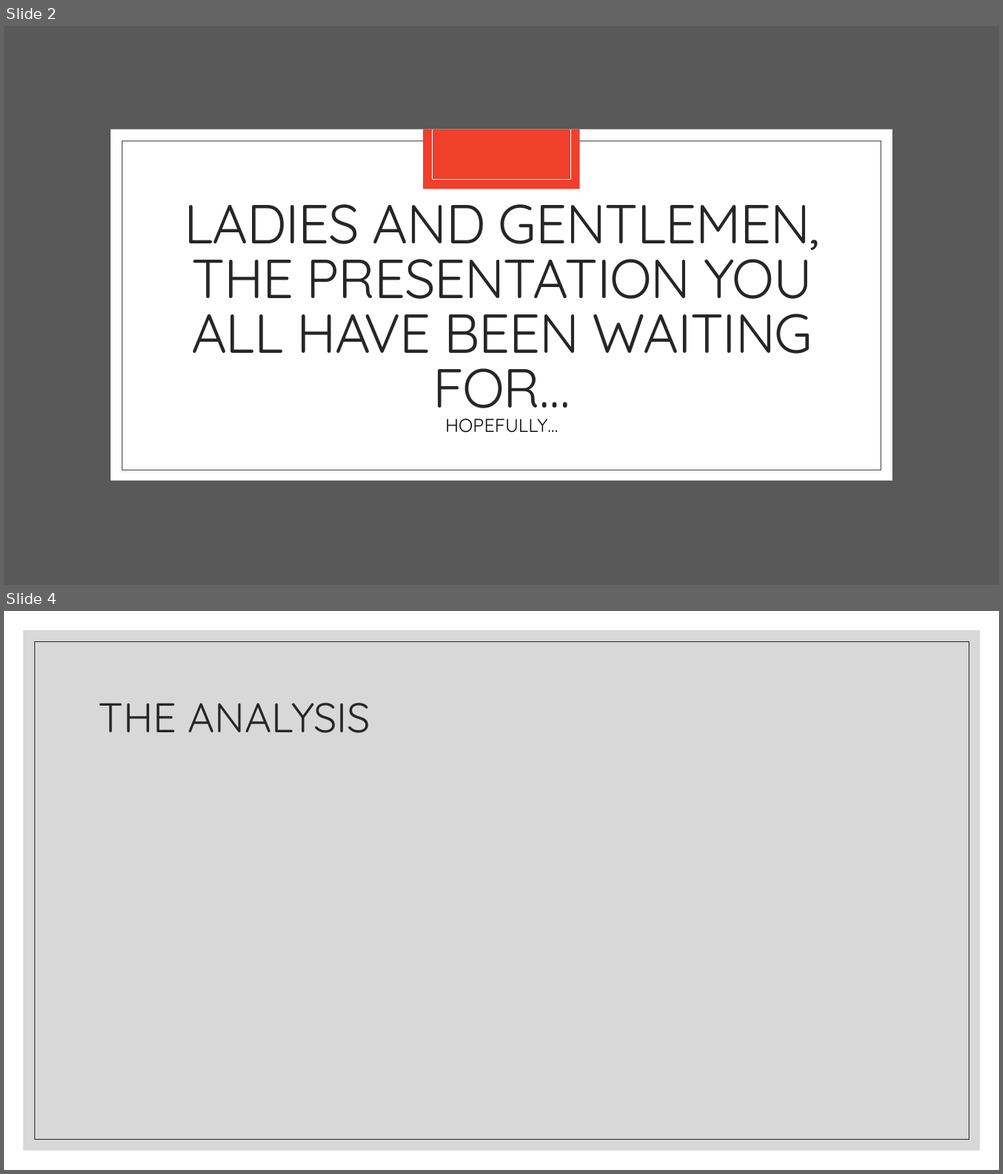
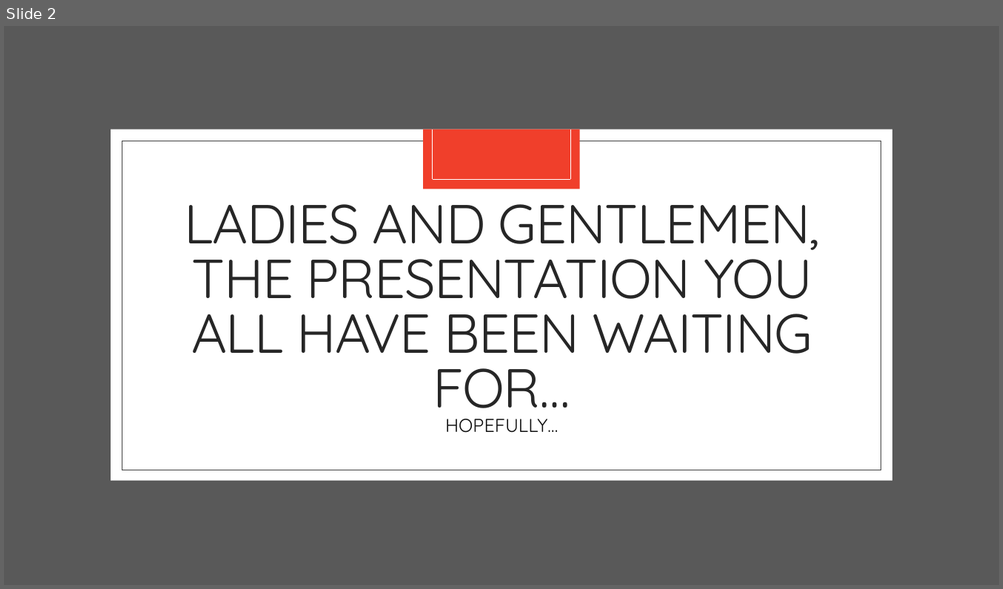
Before and after one commit to JeniLam/Spotify-Dashboard, a slide deck: gOGOGAGA.pptx. Shown one above the other, each under a label of ours: slides 2 and 4 before the commit, slide 2 after it; the slides between them are not shown. The pictures are 1003x1174 and 1003x589 pixels, drawn with LibreOffice and Linux fonts; fonts in the diff are those of the drawing. Boxes give left, top, right and bottom in pixels: in the first picture for what was removed or moved away, otherwise in the second. Text is boxed around its words. In the diff, an @@ line names an element or a change of style, - is before the commit and + after.

```diff
--- a/gOGOGAGA.pptx
+++ b/gOGOGAGA.pptx
@@ slide 4 removed at (4,611,999,1170), background #FFFFFF @@
@@ rectangle removed at (23,630,980,1151) @@
@@ rectangle removed at (34,641,969,1140) @@
@@ title removed at (99,703,370,733) @@
-THE ANALYSIS
```
Also in this commit, not shown: 1 slide changed, 6 slides added, 4 other slides removed.
